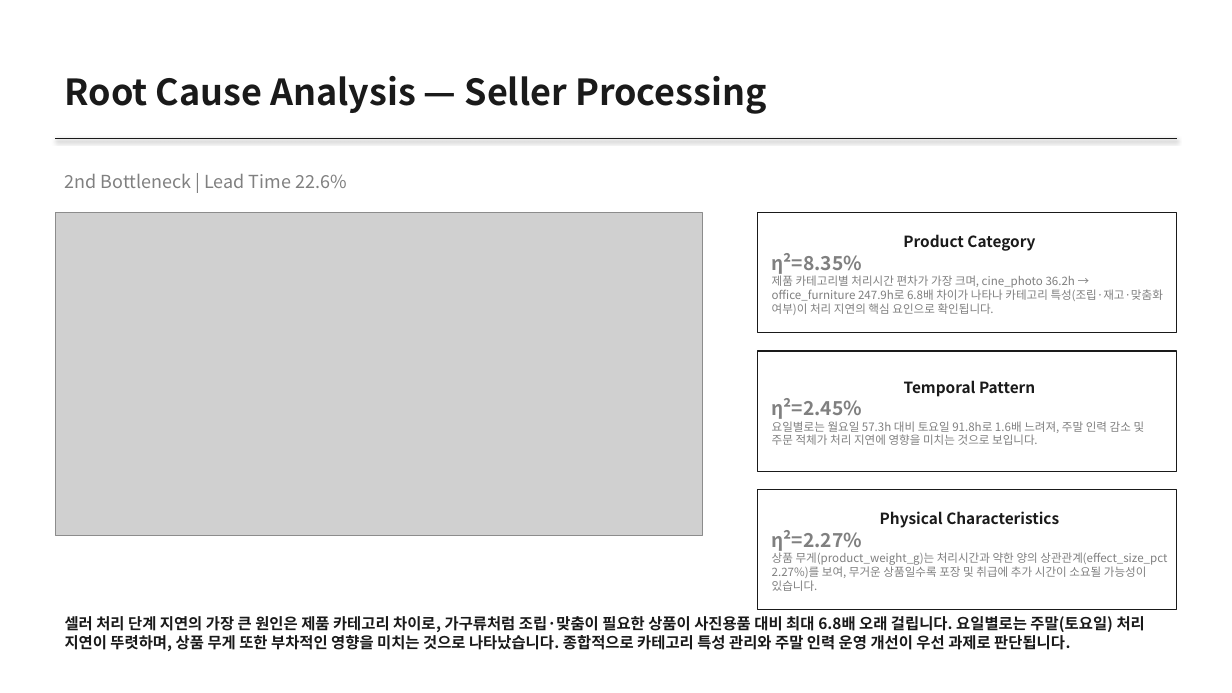
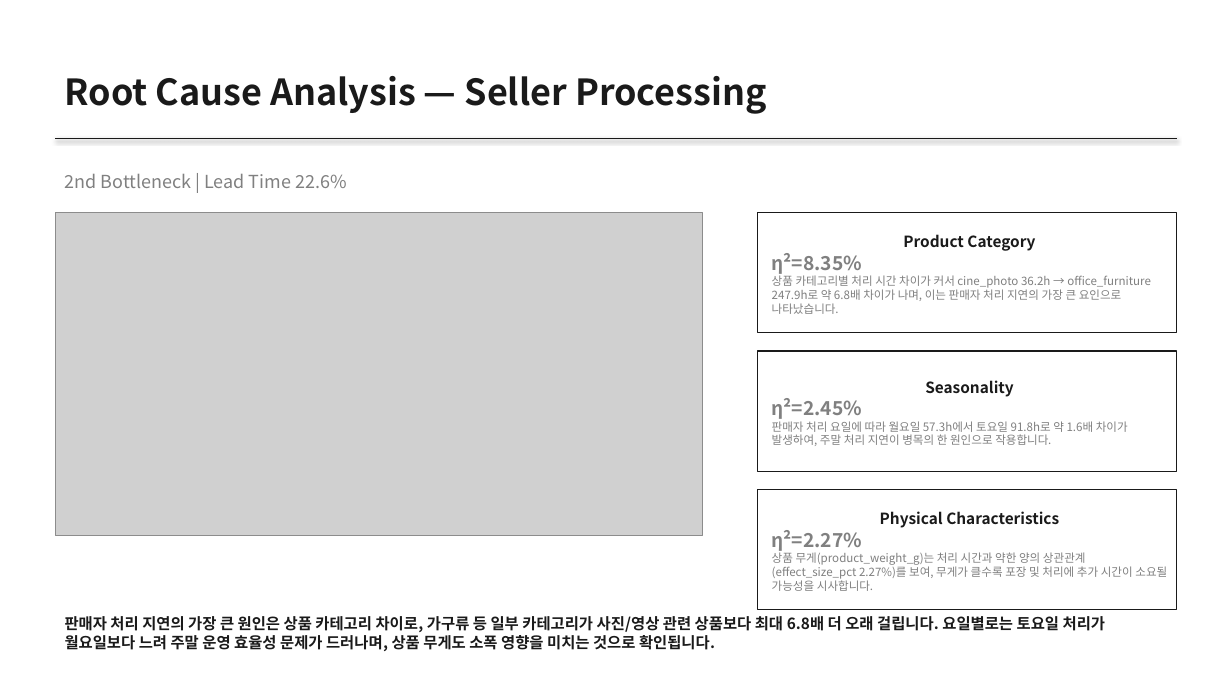
Before and after one commit to JunheePark0224/Olist-BPM-Agent, a slide deck: slide 7 of agent/outputs/executive_report.pptx. Drawn at 1232x693 pixels with LibreOffice and Linux fonts; fonts in the diff are those of the drawing; grey boxes stand for pictures. Boxes give left, top, right and bottom in pixels: in the first picture for what was removed or moved away, otherwise in the second. Text is boxed around its words. In the diff, an @@ line names an element or a change of style, - is before the commit and + after.

```diff
--- a/agent/outputs/executive_report.pptx
+++ b/agent/outputs/executive_report.pptx
@@ text in rectangle at <box>772,273,1151,314</box>: text changed @@
-제품 카테고리별 처리시간 편차가 가장 크며, cine_photo 36.2h → office_furniture 247.9h로 6.8배 차이가 나타나 카테고리 특성(조립·재고·맞춤화 여부)이 처리 지연의 핵심 요인으로 확인됩니다.
+상품 카테고리별 처리 시간 차이가 커서 cine_photo 36.2h → office_furniture 247.9h로 약 6.8배 차이가 나며, 이는 판매자 처리 지연의 가장 큰 요인으로 나타났습니다.
@@ text in rectangle at <box>758,351,1177,471</box>: text changed @@
-Temporal Pattern
+Seasonality
@@ text in rectangle at <box>772,421,1128,446</box>: text changed @@
-요일별로는 월요일 57.3h 대비 토요일 91.8h로 1.6배 느려져, 주말 인력 감소 및 주문 적체가 처리 지연에 영향을 미치는 것으로 보입니다.
+판매자 처리 요일에 따라 월요일 57.3h에서 토요일 91.8h로 약 1.6배 차이가 발생하여, 주말 처리 지연이 병목의 한 원인으로 작용합니다.
@@ text in rectangle at <box>772,550,1167,591</box>: text changed @@
-상품 무게(product_weight_g)는 처리시간과 약한 양의 상관관계(effect_size_pct 2.27%)를 보여, 무거운 상품일수록 포장 및 취급에 추가 시간이 소요될 가능성이 있습니다.
+상품 무게(product_weight_g)는 처리 시간과 약한 양의 상관관계(effect_size_pct 2.27%)를 보여, 무게가 클수록 포장 및 처리에 추가 시간이 소요될 가능성을 시사합니다.
@@ text at <box>65,616,1105,651</box>: text changed @@
-셀러 처리 단계 지연의 가장 큰 원인은 제품 카테고리 차이로, 가구류처럼 조립·맞춤이 필요한 상품이 사진용품 대비 최대 6.8배 오래 걸립니다. 요일별로는 주말(토요일) 처리 지연이 뚜렷하며, 상품 무게 또한 부차적인 영향을 미치는 것으로 나타났습니다. 종합적으로 카테고리 특성 관리와 주말 인력 운영 개선이 우선 과제로 판단됩니다.
+판매자 처리 지연의 가장 큰 원인은 상품 카테고리 차이로, 가구류 등 일부 카테고리가 사진/영상 관련 상품보다 최대 6.8배 더 오래 걸립니다. 요일별로는 토요일 처리가 월요일보다 느려 주말 운영 효율성 문제가 드러나며, 상품 무게도 소폭 영향을 미치는 것으로 확인됩니다.
```
Also in this commit, not shown: 5 other slides changed, 12 other files.
